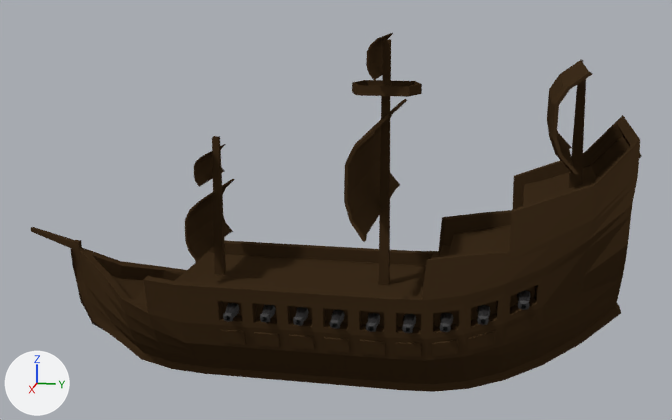
The Blender file Assets/Models/ship.blend: old version first, new version second.
Both versions are drawn from a 50 mm lens placed at (113.9, 23.2, 44.9), pointed at (-0.8, 0.2, 16.2). The lights are fixed; the arrows at lower left show +X, +Y and +Z.
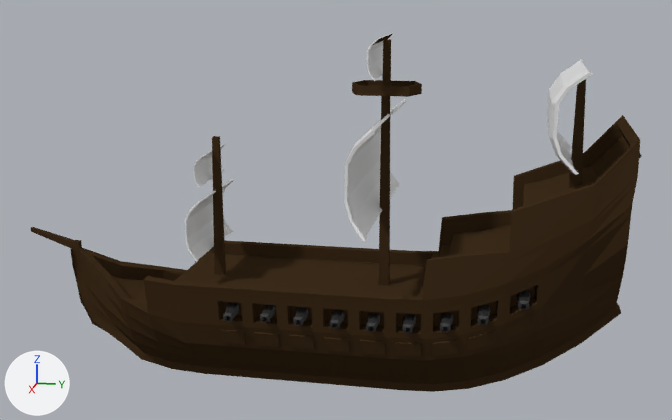
Changed parts and their boxes [x1, y1, x2, y2] in the pictures (672 x 420 px):
part 1 of me_cube, recoloured
    both: [185, 144, 235, 262]
part 2 of me_cube, recoloured
    both: [344, 33, 407, 242]
part 3 of me_cube, recoloured (brown to white)
    both: [547, 59, 592, 175]

Edits to the bpy script that builds the scene:
```text
Add mat_sails:
    mat_sails = principled_material('Sails')
    mat_sails.base_color = (0.8, 0.8, 0.8)  # white #e7e7e7
Change me_cube:
    where me_cube.from_pydata(...)  # 1358 vertices, 1245 faces; spans x -0.3..14.9, y -42.4..36.3, z -7.1..38.5
    used by ob_cube; location = (0.0, 0.0, 0.0)
    me_cube part 1: 180 of the faces centred in x 1.6..7.3, y -17.7..-15.5, z 10.7..23.6 switch from mat_material (brown #402f1d) to mat_sails (white #e7e7e7)
    me_cube part 2: 174 of the faces centred in x 0.6..14.6, y 3.8..7.3, z 16.7..38.4 switch from mat_material (brown #402f1d) to mat_sails (white #e7e7e7)
    me_cube part 3: 90 of the faces centred in x 0.7..8.4, y 26.3..30.3, z 24.0..35.2 switch from mat_material (brown #402f1d) to mat_sails (white #e7e7e7)
```
